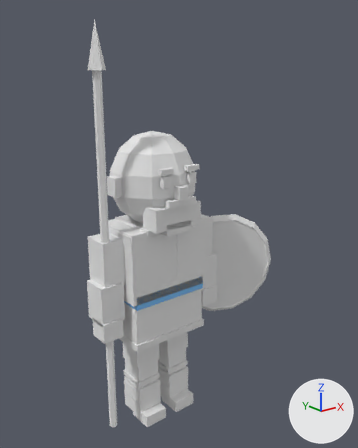
What one commit did to the Blender file art_source/blender/units/blend/vikings/spearman_a1.blend.
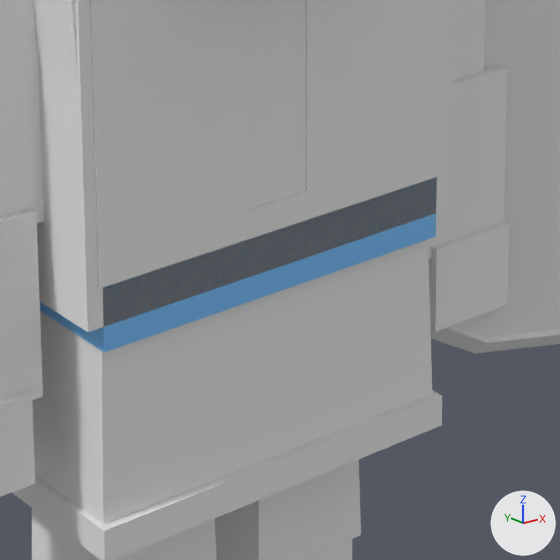
There are two pictures of each version: one whole from a camera (50 mm lens) standing at (-1.57, -2.19, 2.04) and looking at (0.18, 0.0, 1.16), one close up on the part from 33% to 63% of the width and 54% to 79% of the height. The axes (+X, +Y, +Z) are drawn at lower right. The lights are the same throughout. The first two pictures are the older version.

Names of what the first close-up shows: 'Body'.
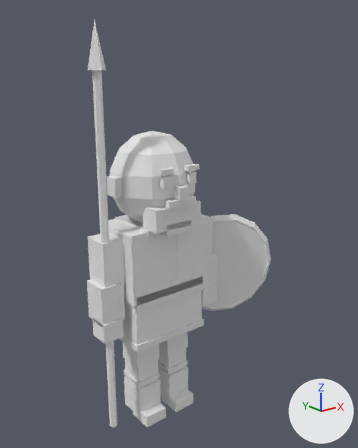
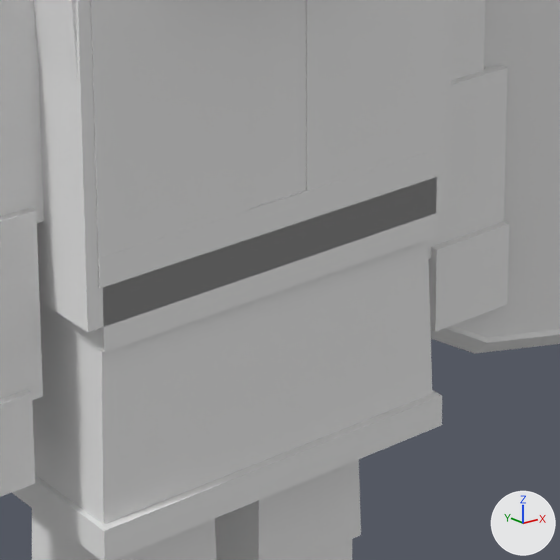
What differs and where, as boxes (x1, y1, x2, y2) in the close-ups (560 x 560 px):
```json
{"part": 1, "of": "me_body", "change": "recoloured", "before": [40, 179, 437, 352], "after": [40, 179, 437, 352]}
```

Scene script edits in JSON lines:
```json
{"block": "me_body", "where": "me_body.from_pydata(...)  # 491 vertices, 401 faces; spans x -0.41..0.77, y -0.27..0.23, z 0.0..2.25"}
{"block": "me_body", "where": "# used by ob_body; location = (0.0, 0.0, 0.0)"}
{"block": "me_body", "change": "me_body part 1: all 6 faces that had it switch from mat_team_trim (blue #76bff9) to mat_pe_unitpalette (its picture is missing)"}
```
